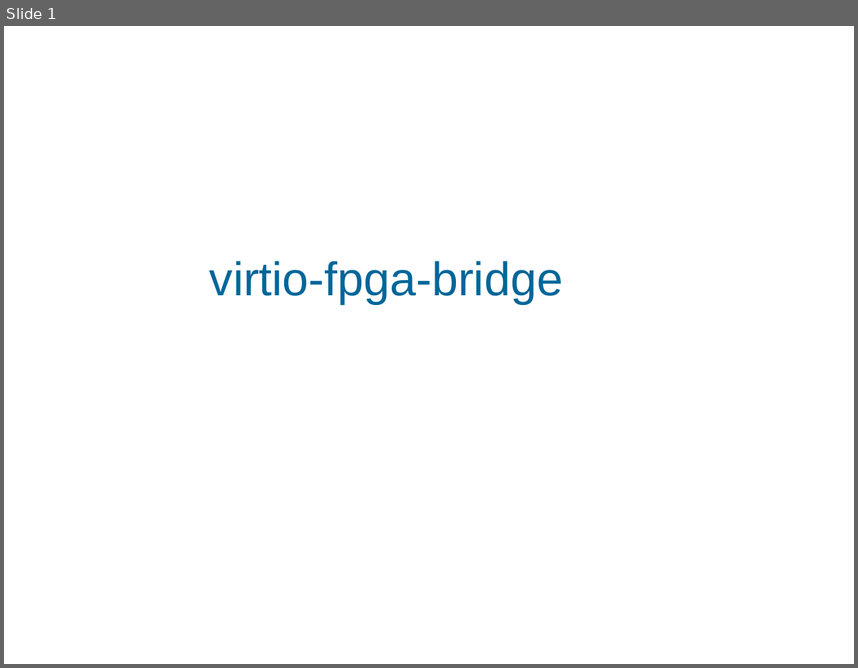
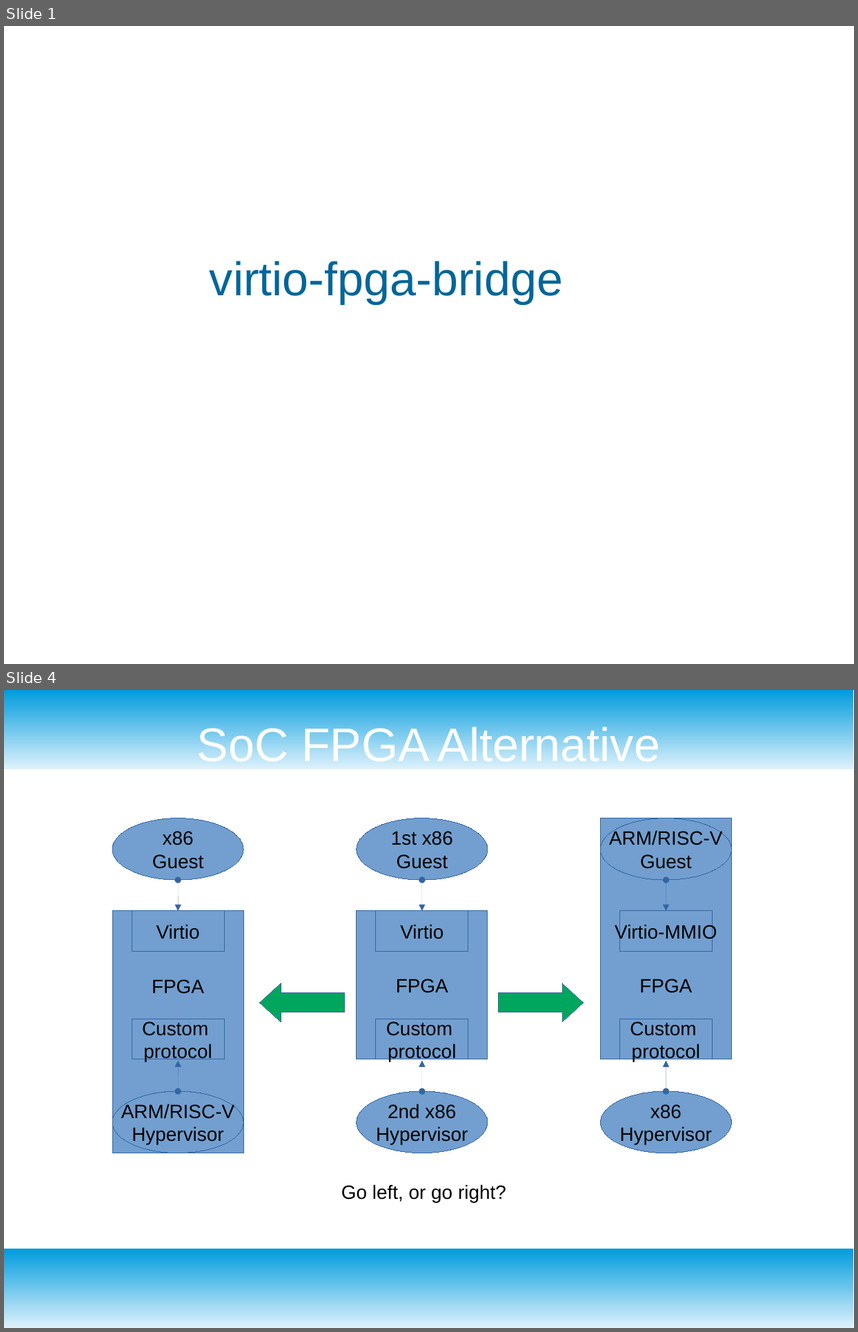
Before and after one commit to RSPwFPGAs/virtio-fpga-bridge, a slide deck: doc/virio-fpga-bridge.odp. Shown one above the other, each under a label of ours: slide 1 before the commit, slides 1 and 4 after it; the slides between them are not shown. The pictures are 858x668 and 858x1332 pixels, drawn with LibreOffice and Linux fonts; fonts in the diff are those of the drawing; background and template pictures are left out. Boxes give left, top, right and bottom in pixels: in the first picture for what was removed or moved away, otherwise in the second. Text is boxed around its words. In the diff, an @@ line names an element or a change of style, - is before the commit and + after.

```diff
--- a/doc/virio-fpga-bridge.odp
+++ b/doc/virio-fpga-bridge.odp
@@ slide 4 added at box(4, 690, 854, 1328), background #FFFFFF @@
@@ rectangle added at box(4, 690, 854, 769), fill gradient #DFF2FC to #009BDD @@
@@ title added at box(197, 723, 660, 769), 44 pt, text #FFFFFF @@
+SoC FPGA Alternative
@@ left arrow added at box(259, 983, 344, 1022), fill #00A65D, outline #3465A4 0 pt @@
@@ left arrow added at box(499, 983, 584, 1022), fill #00A65D, outline #3465A4 0 pt @@
@@ group added at box(113, 818, 244, 1153): 3 rectangles, 2 ellipses, 2 double arrows @@
+x86
+Guest
+FPGA
+ARM/RISC-V
+Hypervisor
+Virtio
+Custom
+protocol
@@ group added at box(357, 818, 488, 1153): 3 rectangles, 2 ellipses, 2 double arrows @@
+1st x86
+Guest
+FPGA
+2nd x86
+Hypervisor
+Virtio
+Custom
+protocol
@@ group added at box(601, 818, 732, 1153): 3 rectangles, 2 ellipses, 2 double arrows @@
+FPGA
+ARM/RISC-V
+Guest
+x86
+Hypervisor
+Virtio-MMIO
+Custom
+protocol
@@ text added at box(341, 1184, 506, 1202), 18 pt, text #000000 @@
+Go left, or go right?
@@ rectangle added at box(4, 1248, 854, 1328), fill gradient #DFF2FC to #009BDD @@
```
Also in this commit, not shown: 2 slides changed, 5 other files.
